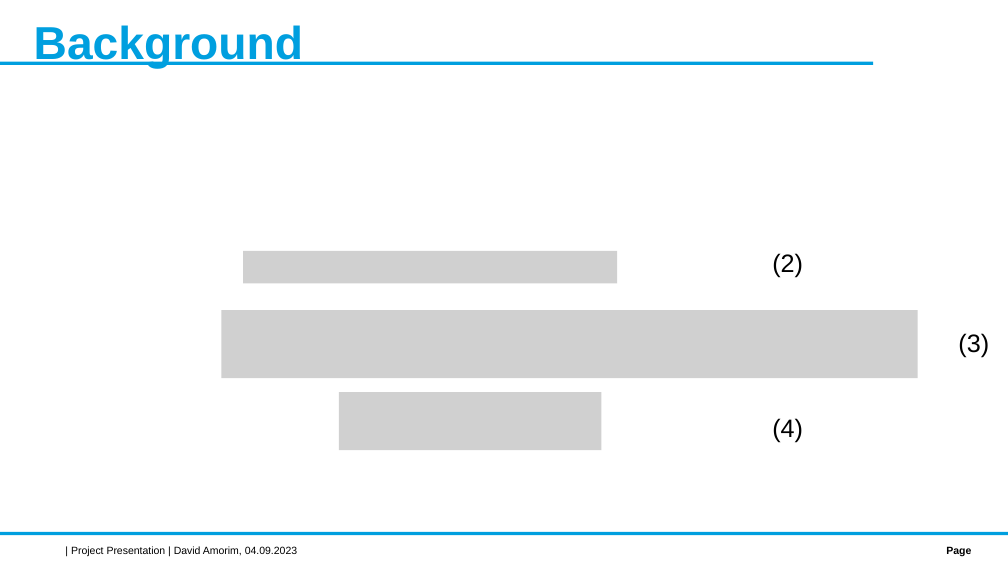
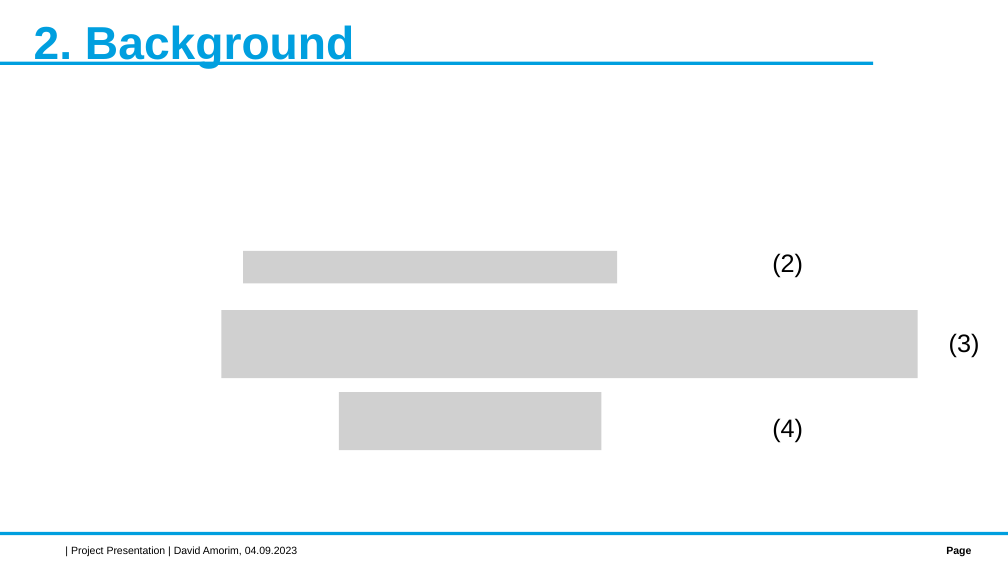
Before and after one commit to david-f-amorim/Simulating-THG-of-few-femtosecond-pulses-in-a-noble-gas-, a slide deck: slide 5 of presentations/DESY - Final Presentation.pptx. Drawn at 1008x567 pixels with LibreOffice and Linux fonts; fonts in the diff are those of the drawing; grey boxes stand for pictures; background and template pictures are left out. Boxes give left, top, right and bottom in pixels: in the first picture for what was removed or moved away, otherwise in the second. Text is boxed around its words. In the diff, an @@ line names an element or a change of style, - is before the commit and + after.

```diff
--- a/presentations/DESY - Final Presentation.pptx
+++ b/presentations/DESY - Final Presentation.pptx
@@ title at box(34, 25, 354, 69): text changed @@
-Background
+2. Background
@@ text "(3)": place and size @@
-text "(3)" at box(958, 333, 989, 357)
+text "(3)" at box(949, 333, 980, 357)
```
Also in this commit, not shown: 5 other slides changed, 8 slides added, 53 other files.
